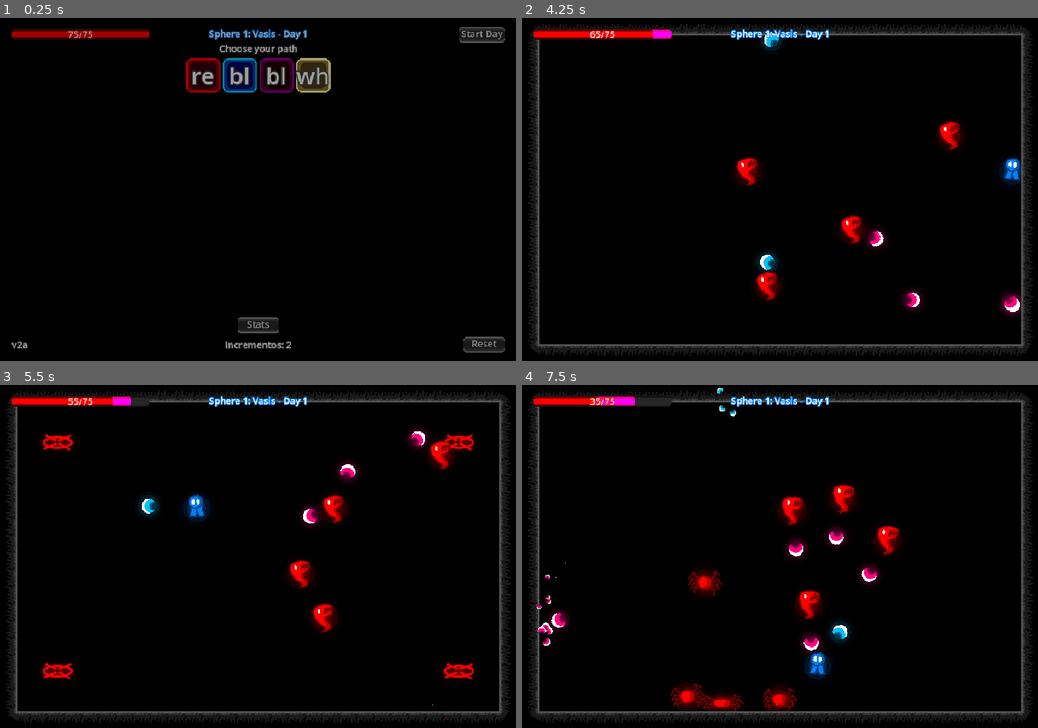
Above: before the commit, frames 1-4 (two rows, left to right).
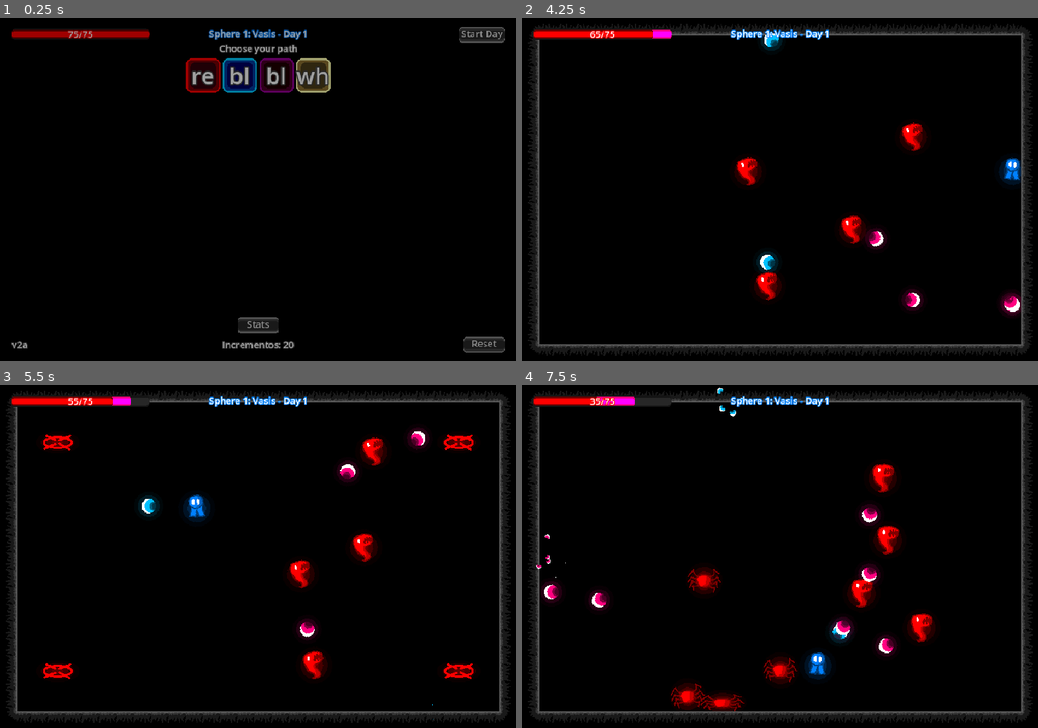
Above: after the commit, the same moments.

Repository: tapenki/EUDAEMONIA
Game: Godot game, scene res://main.tscn
Two runs of this game, one before a commit and one after it. Both use one fixed random seed, a clock stepped at 60 frames per second and the inputs below.
Inputs (mouse positions are in pixels of both pictures, inside the frame that each line leads up to):
- Up to frame 1 (0.25 s): no input
- Up to frame 2 (4.25 s): click "Start Day" at 0.5 s; tap Enter at 1.25 s; move the mouse to (893, 172) at 1.27 s; press the mouse at (893, 172) at 1.28 s; hold D (right) 1.28-2.03 s; move the mouse to (676, 206) at 2.02 s; release the mouse at (676, 206) at 2.03 s; hold S (down) 2.03-2.78 s; click (676, 206) at 2.1 s; move the mouse to (831, 114) at 2.77 s; press the mouse at (831, 114) at 2.78 s; hold D (right) 2.78-3.53 s; move the mouse to (754, 258) at 3.52 s; release the mouse at (754, 258) at 3.53 s; hold W (up) from 3.53 s (still down); click (754, 258) at 3.6 s
- Up to frame 3 (5.5 s): move the mouse to (412, 607) at 4.27 s; release W (up) at 4.28 s; press the mouse at (412, 607) at 4.28 s; hold A (left) from 4.28 s (still down); move the mouse to (103, 505) at 5.02 s; release the mouse at (103, 505) at 5.03 s; click (103, 505) at 5.1 s
- Up to frame 4 (7.5 s): move the mouse to (805, 556) at 5.77 s; release A (left) at 5.78 s; press the mouse at (805, 556) at 5.78 s; hold S (down) 5.78-6.53 s; move the mouse to (702, 470) at 6.52 s; release the mouse at (702, 470) at 6.53 s; hold D (right) 6.53-7.28 s; click (702, 470) at 6.6 s; move the mouse to (893, 539) at 7.27 s; press the mouse at (893, 539) at 7.28 s; hold W (up) from 7.28 s (still down)

The runs differ from the first frame. In frame 1, 0.2% of the frame differs, in the area x 43-58%, y 94-97%; in frame 2, 0.7%; in frame 3, 2.4%; in frame 4, 5.2%, in the area x 2-81%, y 22-96%.

Commit message:
white magic reworks

Diff:
--- a/UI/stats.gd
+++ b/UI/stats.gd
@@ -11,10 +11,10 @@
 	description_extra.visible = false
 
 	var attack_damage = ability_handler.inherited_damage.duplicate()
-	ability_handler.damage_dealt_modifiers.emit(null, attack_damage)
+	ability_handler.damage_dealt_modifiers.emit(null, attack_damage, 0)
 	ability_handler.inh_damage_dealt_modifiers.emit(null, attack_damage)
 	var crit_chance = ability_handler.inherited_crit_chance.duplicate()
-	ability_handler.crit_chance_modifiers.emit(crit_chance)
+	ability_handler.crit_chance_modifiers.emit(null, crit_chance)
 	var attack_scale = ability_handler.inherited_scale.duplicate()
 	ability_handler.inh_attack_scale_modifiers.emit(attack_scale)
 	var move_speed = ability_handler.get_move_speed(450)
--- a/UI/ui.gd
+++ b/UI/ui.gd
@@ -10,7 +10,7 @@
 @onready var proceed = $"Control/Proceed"
 @onready var upgrades = $"Control/UpgradeScreen"
 
-var upgrade_points = 2
+var upgrade_points = 20
 var paths: Array
 
 func _ready() -> void:
--- a/ability_data.gd
+++ b/ability_data.gd
@@ -96,8 +96,8 @@
 		"script" : preload("res://paths/white_magic/abilities/chain_bolt.gd"),
 		"type" : "upgrade"
 	},
-	"luminance" : {
-		"script" : preload("res://paths/white_magic/abilities/luminance.gd"),
+	"mortal_shock" : {
+		"script" : preload("res://paths/white_magic/abilities/mortal_shock.gd"),
 		"type" : "upgrade"
 	},
 	"guiding_light" : {
--- a/generic/abilities/ability_handler.gd
+++ b/generic/abilities/ability_handler.gd
@@ -37,14 +37,15 @@
 
 ## damage taken signals
 signal damage_taken_modifiers(modifiers: Dictionary)
+signal immune_duration_modifiers(modifiers: Dictionary)
 signal damage_taken(source: Node, amount: float)
 signal before_self_death(modifiers: Dictionary)
 signal self_death()
 
 ## damage dealt signals
-signal damage_dealt_modifiers(entity: Entity, modifiers: Dictionary)
+signal damage_dealt_modifiers(entity: Entity, modifiers: Dictionary, crits: int)
 signal inh_damage_dealt_modifiers(entity: Entity, modifiers: Dictionary)
-signal crit_chance_modifiers(modifiers: Dictionary)
+signal crit_chance_modifiers(entity: Entity, modifiers: Dictionary)
 signal damage_dealt(entity: Entity, amount: float, crits: int)
 
 ## misc signals
@@ -63,6 +64,10 @@
 	var final_health = final_max_health - max_health + health
 	return {"health" : final_health, "max_health" : final_max_health}
 
+func get_immune_duration(modifiers: Dictionary = {"source" : 0, "multiplier" : 1}):
+	immune_duration_modifiers.emit(modifiers)
+	return modifiers["source"] * modifiers["multiplier"]
+
 func get_move_speed(source: float):
 	var modifiers = {"source" : source, "multiplier" : 1}
 	move_speed_modifiers.emit(modifiers)
@@ -77,14 +82,14 @@
 	inh_attack_scale_modifiers.emit(modifiers)
 	return (1 + inherited_scale["source"] + modifiers["source"]) * inherited_scale["multiplier"] * modifiers["multiplier"]
 
-func get_damage_dealt(entity: Entity, modifiers: Dictionary = {"source" : 0, "multiplier" : 1}, crits: int = 0):
-	damage_dealt_modifiers.emit(entity, modifiers)
+func get_damage_dealt(entity: Entity = null, modifiers: Dictionary = {"source" : 0, "multiplier" : 1}, crits: int = 0):
+	damage_dealt_modifiers.emit(entity, modifiers, crits)
 	inh_damage_dealt_modifiers.emit(entity, modifiers)
 	modifiers.multiplier *= 1 + crits
 	return (inherited_damage["source"] + modifiers["source"]) * inherited_damage["multiplier"] * modifiers["multiplier"]
 
-func get_crits(modifiers: Dictionary = {"source" : 0, "multiplier" : 1}):
-	crit_chance_modifiers.emit(modifiers)
+func get_crits(entity: Entity = null, modifiers: Dictionary = {"source" : 0, "multiplier" : 1}):
+	crit_chance_modifiers.emit(entity, modifiers)
 	var crit_chance = int((modifiers["source"] + inherited_crit_chance["source"]) * modifiers["multiplier"] * inherited_crit_chance["multiplier"])
 	var leftover = crit_chance % 100
 	var crits = (int)((crit_chance - leftover) * 0.01)
--- a/generic/entity.gd
+++ b/generic/entity.gd
@@ -20,6 +20,7 @@
 
 func _ready() -> void:
 	immune_timer.ability_handler = ability_handler
+	immune_timer.wait_time = 0
 	add_child(immune_timer)
 
 func kill():
@@ -34,14 +35,15 @@
 		get_node("/root/Main").play_sound(death_sound)
 
 func immune(duration: float):
-	immune_timer.start(duration)
+	if immune_timer.time_left < duration:
+		immune_timer.start(duration)
 
 func take_damage(source, damage, immune_affected = true):
-	if immune_duration > 0 and immune_affected:
+	if immune_affected:
 		if immune_timer.running:
 			return
 		else:
-			immune(immune_duration)
+			immune(ability_handler.get_immune_duration({"source" : immune_duration, "multiplier" : 1}))
 
 	var modified_damage = {"source" : damage, "multiplier" : 1}
 	ability_handler.damage_taken_modifiers.emit(modified_damage)
--- a/generic/hurtbox.gd
+++ b/generic/hurtbox.gd
@@ -22,7 +22,7 @@
 	for body in get_overlapping_bodies():
 		if body is Entity and not body.is_ancestor_of(self) and not exclude.has(body) and body.alive and hit_enabled:
 			exclude[body] = hit_delay
-			var crits = ability_handler.get_crits()
+			var crits = ability_handler.get_crits(body)
 			var damage = ability_handler.get_damage_dealt(body, damage_modifiers, crits)
 			on_hit(body, damage, crits)
 			body.take_damage(ability_handler.owner, damage)
--- a/paths/black_magic/abilities/quill_spray.gd
+++ b/paths/black_magic/abilities/quill_spray.gd
@@ -11,7 +11,7 @@
 	var attack_scale = ability_handler.get_attack_scale({"source" : 0, "multiplier" : 1.5})
 	var reach = 80 * attack_scale
 	for entity in ability_handler.area_targets(global_position, reach):
-		var crits = ability_handler.get_crits()
+		var crits = ability_handler.get_crits(entity)
 		var damage = ability_handler.get_damage_dealt(entity, {"source" : 0, "multiplier" : 2 * level}, crits)
 		ability_handler.damage_dealt.emit(entity, damage)
 		entity.take_damage(ability_handler.owner, damage)
--- a/paths/red_magic/abilities/from_ashes.gd
+++ b/paths/red_magic/abilities/from_ashes.gd
@@ -24,7 +24,7 @@
 		active = false
 		modifiers["prevented"] = true
 		recovery_timer.start(5)
-		ability_handler.owner.immune(ability_handler.owner.immune_duration * 5)
+		ability_handler.owner.immune(ability_handler.get_immune_duration({"source" : ability_handler.owner.immune_duration, "multiplier" : 4}))
 		get_node("/root/Main").spawn_particles(explosion_scene, global_position, 2, Config.get_team_color(ability_handler.owner.group, "secondary"))
 
 func day_start(_day: int) -> void:
--- a/paths/white_magic/abilities/chain_bolt.gd
+++ b/paths/white_magic/abilities/chain_bolt.gd
@@ -1,23 +1,31 @@
 extends Ability
 
 var inheritance_level = 1
-var type = "Upgrade"
 
 var zap_scene = preload("res://paths/white_magic/zap.tscn")
 var zapbeam_scene = preload("res://paths/white_magic/zapbeam.tscn")
 
+var chain = {}
+
 func _ready() -> void:
-	ability_handler.attack_impact.connect(attack_impact)
+	ability_handler.crit_chance_modifiers.connect(crit_chance_modifiers)
+	ability_handler.damage_dealt.connect(damage_dealt)
 
-func attack_impact(impact_position, body) -> void:
-	var attack_scale = ability_handler.get_attack_scale({"source" : 0, "multiplier" : 0.5 + (0.5 * level), "flat" : 0})
-	var reach = 160 * attack_scale
-	var target = ability_handler.find_target(impact_position, reach, {body : true})
-	if target:
-		var crits = ability_handler.get_crits()
-		var damage = ability_handler.get_damage_dealt(target, {"source" : 0, "multiplier": 1}, crits)
-		ability_handler.damage_dealt.emit(target, damage)
-		target.take_damage(ability_handler.owner, damage)
-		var particle_scale = ability_handler.get_attack_scale()
-		get_node("/root/Main").particle_beam(zapbeam_scene, impact_position, target.global_position, 32, particle_scale, Config.get_team_color(ability_handler.owner.group, "secondary"))
-		get_node("/root/Main").spawn_particles(zap_scene, target.global_position, particle_scale, Config.get_team_color(ability_handler.owner.group, "secondary"))
+func crit_chance_modifiers(_entity, modifiers) -> void:
+	modifiers["source"] += 10 * level
+
+func damage_dealt(entity, _damage, crits_dealt) -> void:
+	if crits_dealt > 0:
+		var attack_scale = ability_handler.get_attack_scale({"source" : 0, "multiplier" : 0.5 + (0.5 * level), "flat" : 0})
+		var reach = 160 * attack_scale
+		chain[entity] = true
+		var target = ability_handler.find_target(entity.global_position, reach, chain)
+		if target:
+			var crits = ability_handler.get_crits(target)
+			var damage = ability_handler.get_damage_dealt(target, {"source" : 0, "multiplier": 1}, crits)
+			ability_handler.damage_dealt.emit(target, damage, crits)
+			target.take_damage(ability_handler.owner, damage)
+			var particle_scale = ability_handler.get_attack_scale()
+			get_node("/root/Main").particle_beam(zapbeam_scene, entity.global_position, target.global_position, 32, particle_scale, Config.get_team_color(ability_handler.owner.group, "secondary"))
+			get_node("/root/Main").spawn_particles(zap_scene, target.global_position, particle_scale, Config.get_team_color(ability_handler.owner.group, "secondary"))
+	chain.clear()
--- /dev/null
+++ b/paths/white_magic/abilities/mortal_shock.gd
@@ -0,0 +1,15 @@
+extends Ability
+
+var inheritance_level = 1
+
+func _ready() -> void:
+	ability_handler.crit_chance_modifiers.connect(crit_chance_modifiers)
+	ability_handler.damage_dealt_modifiers.connect(damage_dealt_modifiers)
+
+func crit_chance_modifiers(entity, modifiers) -> void:
+	if entity and entity.health == entity.max_health:
+		modifiers["source"] += 25 * level
+
+func damage_dealt_modifiers(_entity, modifiers, crits) -> void:
+	if crits > 0:
+		modifiers["source"] += 5 * level
--- a/paths/white_magic/abilities/thunderstep.gd
+++ b/paths/white_magic/abilities/thunderstep.gd
@@ -6,14 +6,11 @@
 var charge = 0
 
 func _ready() -> void:
-	ability_handler.movement.connect(movement)
 	ability_handler.move_speed_modifiers.connect(move_speed_modifiers)
-
-func movement(distance) -> void:
-	charge += distance
-	if charge >= 225:
-		charge -= 225
-		ability_handler.attack_impact.emit(ability_handler.owner.global_position, null)
+	ability_handler.immune_duration_modifiers.connect(immune_duration_modifiers)
 
 func move_speed_modifiers(modifiers) -> void:
-	modifiers["source"] += level * 50
+	modifiers["source"] += 50 * level
+
+func immune_duration_modifiers(modifiers) -> void:
+	modifiers["source"] += 0.2 * level
--- a/paths/white_magic/white_magic.tscn
+++ b/paths/white_magic/white_magic.tscn
@@ -1,14 +1,9 @@
-[gd_scene load_steps=10 format=3 uid="uid://dovdyljqfid6t"]
+[gd_scene load_steps=5 format=3 uid="uid://dovdyljqfid6t"]
 
 [ext_resource type="Theme" uid="uid://bjge10noq5yla" path="res://UI/16px_font_theme.tres" id="1_ck6cw"]
 [ext_resource type="Script" uid="uid://cg2gbucvcjl2v" path="res://UI/described.gd" id="2_pew5m"]
 [ext_resource type="PackedScene" uid="uid://dgnmcjqbr70jb" path="res://paths/upgrade_button.tscn" id="2_qkm14"]
 [ext_resource type="Texture2D" uid="uid://hrs1x18b7ao5" path="res://paths/white_magic/white.png" id="3_c6jgr"]
-[ext_resource type="Script" uid="uid://cppauk3a44kev" path="res://paths/white_magic/abilities/chain_bolt.gd" id="4_ajj5m"]
-[ext_resource type="Script" uid="uid://cem3cs4m56slv" path="res://paths/white_magic/abilities/luminance.gd" id="5_ck6cw"]
-[ext_resource type="Script" uid="uid://bbtrwemtee5su" path="res://paths/white_magic/abilities/guiding_light.gd" id="6_pew5m"]
-[ext_resource type="Script" uid="uid://bvn3jbh3dqo3y" path="res://paths/white_magic/abilities/ball_lightning.gd" id="7_ck6cw"]
-[ext_resource type="Script" uid="uid://ma02fuxa1p05" path="res://paths/white_magic/abilities/thunderstep.gd" id="7_i0tbc"]
 
 [node name="WhiteMagic" type="Control"]
 layout_mode = 3
@@ -50,35 +45,30 @@
 [node name="ChainBolt" parent="GridContainer" instance=ExtResource("2_qkm14")]
 layout_mode = 2
 texture_normal = ExtResource("3_c6jgr")
-ability_script = ExtResource("4_ajj5m")
 subject = "chain_bolt"
 extra = "upgrade_cost"
 
-[node name="Luminance" parent="GridContainer" instance=ExtResource("2_qkm14")]
+[node name="MortalShock" parent="GridContainer" instance=ExtResource("2_qkm14")]
 layout_mode = 2
 texture_normal = ExtResource("3_c6jgr")
-ability_script = ExtResource("5_ck6cw")
-subject = "luminance"
+subject = "mortal_shock"
 extra = "upgrade_cost"
 
 [node name="GuidingLight" parent="GridContainer" instance=ExtResource("2_qkm14")]
 layout_mode = 2
 texture_normal = ExtResource("3_c6jgr")
-ability_script = ExtResource("6_pew5m")
 subject = "guiding_light"
 extra = "upgrade_cost"
 
 [node name="BallLightning" parent="GridContainer" instance=ExtResource("2_qkm14")]
 layout_mode = 2
 texture_normal = ExtResource("3_c6jgr")
-ability_script = ExtResource("7_ck6cw")
 subject = "ball_lightning"
 extra = "upgrade_cost"
 
 [node name="Thunderstep" parent="GridContainer" instance=ExtResource("2_qkm14")]
 layout_mode = 2
 texture_normal = ExtResource("3_c6jgr")
-ability_script = ExtResource("7_i0tbc")
 subject = "thunderstep"
 extra = "upgrade_cost"
 
--- a/project.godot
+++ b/project.godot
@@ -16,6 +16,7 @@
 config/features=PackedStringArray("4.4", "GL Compatibility")
 boot_splash/bg_color=Color(0, 0, 0, 1)
 boot_splash/use_filter=false
+boot_splash/image="uid://crse1sc8yl64f"
 config/icon="uid://dl3undunmonyt"
 boot_splash/snap/snap_2d_transforms_to_pixel=false
 boot_splash/rendering_method.web="gl_compatibility"
--- a/spheres/aporia/spitball/spitball.tscn
+++ b/spheres/aporia/spitball/spitball.tscn
@@ -136,17 +136,17 @@
 
 [node name="StateHandler" type="Node" parent="." node_paths=PackedStringArray("initial_state")]
 script = ExtResource("3_oicv5")
-initial_state = NodePath("CloseIn")
-
-[node name="CloseIn" type="Node" parent="StateHandler" node_paths=PackedStringArray("next")]
+initial_state = NodePath("KeepDistance")
+
+[node name="KeepDistance" type="Node" parent="StateHandler" node_paths=PackedStringArray("next")]
 process_mode = 4
 script = ExtResource("4_5mgv0")
 speed = 250
-back_off_distance = 150
+back_off_distance = 250
 close_in_distance = 450
 next = NodePath("../PrepareAttack")
 
-[node name="Timer" type="Node" parent="StateHandler/CloseIn" node_paths=PackedStringArray("ability_handler")]
+[node name="Timer" type="Node" parent="StateHandler/KeepDistance" node_paths=PackedStringArray("ability_handler")]
 script = ExtResource("6_5mgv0")
 wait_time = 0.8
 ability_handler = NodePath("../../../AbilityHandler")
@@ -179,7 +179,7 @@
 script = ExtResource("7_5qife")
 backoff_speed = 150
 backoff_distance = 150
-next = NodePath("../CloseIn")
+next = NodePath("../KeepDistance")
 
 [node name="Timer" type="Node" parent="StateHandler/Endlag" node_paths=PackedStringArray("ability_handler")]
 script = ExtResource("6_5mgv0")
@@ -226,7 +226,7 @@
 }
 
 [connection signal="damage_taken" from="AbilityHandler" to="Sprite" method="_on_damage_taken"]
-[connection signal="timeout" from="StateHandler/CloseIn/Timer" to="StateHandler/CloseIn" method="_on_timer_timeout"]
+[connection signal="timeout" from="StateHandler/KeepDistance/Timer" to="StateHandler/KeepDistance" method="_on_timer_timeout"]
 [connection signal="timeout" from="StateHandler/PrepareAttack/Timer" to="StateHandler/PrepareAttack" method="_on_timer_timeout"]
 [connection signal="timeout" from="StateHandler/Endlag/Timer" to="StateHandler/Endlag" method="_on_timer_timeout"]
 [connection signal="timeout" from="Sprite/Hurt" to="Sprite" method="_on_hurt_timeout"]
--- a/spheres/vasis/giga_spitter/giga_spitter.tscn
+++ b/spheres/vasis/giga_spitter/giga_spitter.tscn
@@ -142,7 +142,7 @@
 process_mode = 4
 script = ExtResource("4_bf8ro")
 speed = 300
-back_off_distance = 150
+back_off_distance = 250
 close_in_distance = 450
 next = NodePath("../PrepareAttack")
 
--- a/spheres/vasis/spitter/spitter.tscn
+++ b/spheres/vasis/spitter/spitter.tscn
@@ -142,7 +142,7 @@
 process_mode = 4
 script = ExtResource("4_06c27")
 speed = 250
-back_off_distance = 150
+back_off_distance = 250
 close_in_distance = 450
 next = NodePath("../PrepareAttack")
 
Renamed: paths/white_magic/abilities/luminance.gd -> generic/abilities/luminance.gd
Renamed: paths/white_magic/abilities/luminance.gd.uid -> generic/abilities/luminance.gd.uid
Not shown, changed: language/en.po
Not shown, added: paths/white_magic/abilities/mortal_shock.gd.uid
Binary file added: splash.png
Not shown, added: splash.png.import
